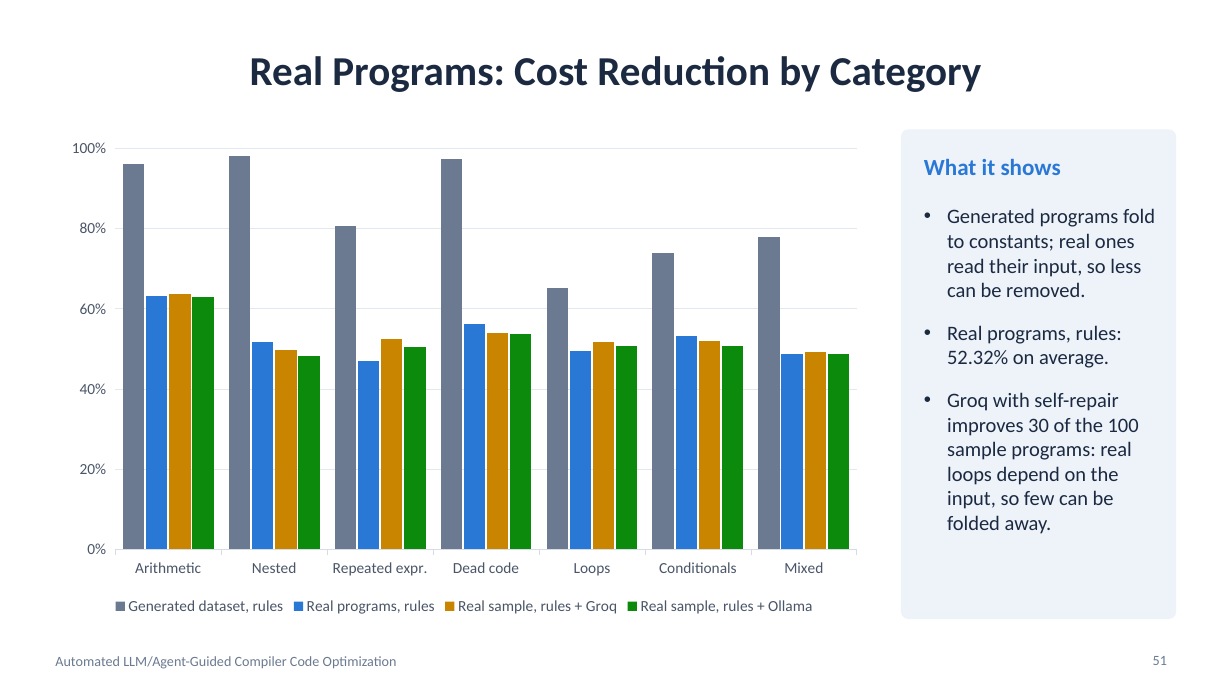
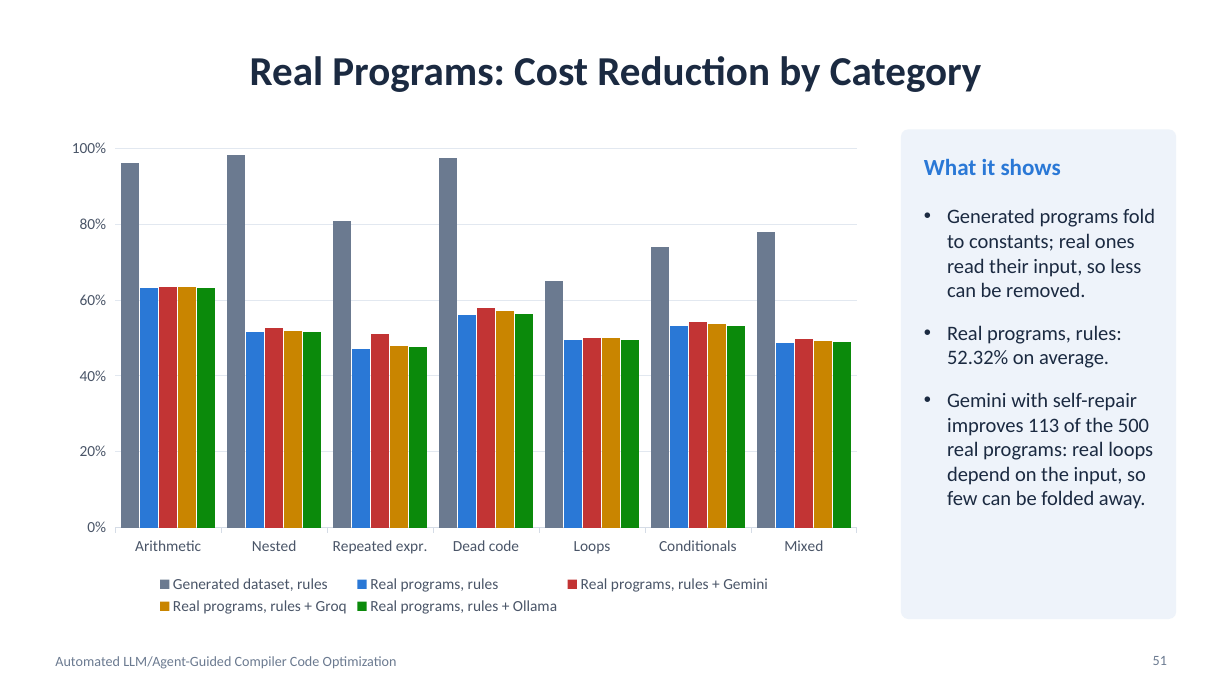
Before and after one commit to adarshhsharmaa-rgb/LLM-based-Compiler-Code-Optimization, a slide deck: slide 51 of project_ppt_24bce2972_review3.pptx. Drawn at 1232x693 pixels with LibreOffice and Linux fonts; fonts in the diff are those of the drawing. Boxes give left, top, right and bottom in pixels: in the first picture for what was removed or moved away, otherwise in the second. Text is boxed around its words. In the diff, an @@ line names an element or a change of style, - is before the commit and + after.

```diff
--- a/project_ppt_24bce2972_review3.pptx
+++ b/project_ppt_24bce2972_review3.pptx
@@ column chart at [55,129,873,619] @@
-Real sample, rules + Groq: 64, 50, 53, 54, 52, 52, 49
+Real programs, rules + Gemini: 63, 53, 51, 58, 50, 54, 50
@@ colour of Real programs, rules + Gemini #C98500 to #C23434 @@
-Real sample, rules + Ollama: 63, 48, 50, 54, 51, 51, 49
+Real programs, rules + Groq: 63, 52, 48, 57, 50, 54, 49
@@ colour of Real programs, rules + Groq #0B8A0B to #C98500 @@
+Real programs, rules + Ollama: 63, 52, 48, 56, 49, 53, 49
@@ text at [947,392,1153,509]: text changed @@
-• Groq with self-repair improves 30 of the 100 sample programs: real loops depend on the input, so few can be folded away.
+• Gemini with self-repair improves 113 of the 500 real programs: real loops depend on the input, so few can be folded away.
```
Also in this commit, not shown: 7 other slides changed, 2 other files.
